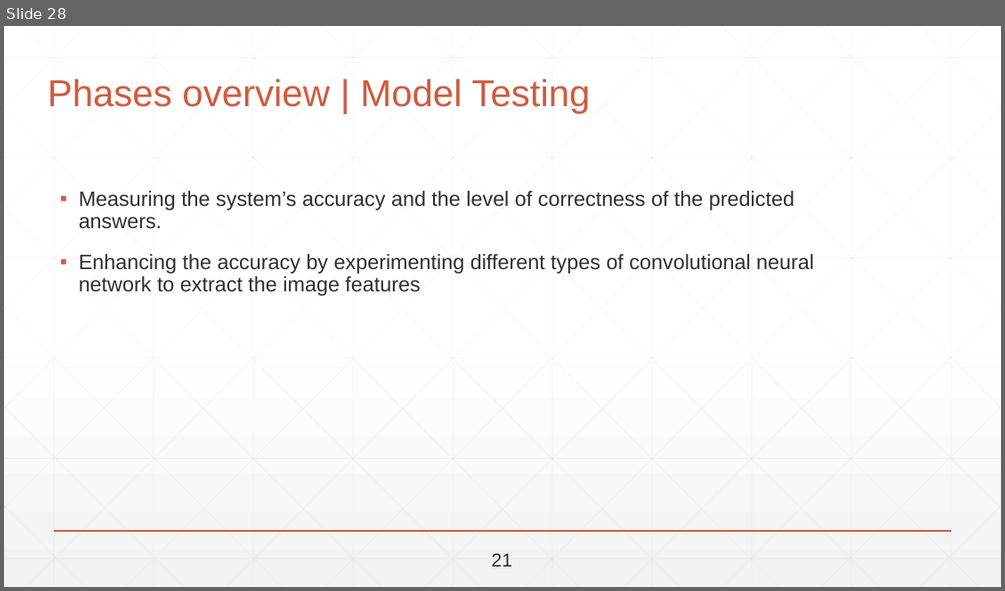
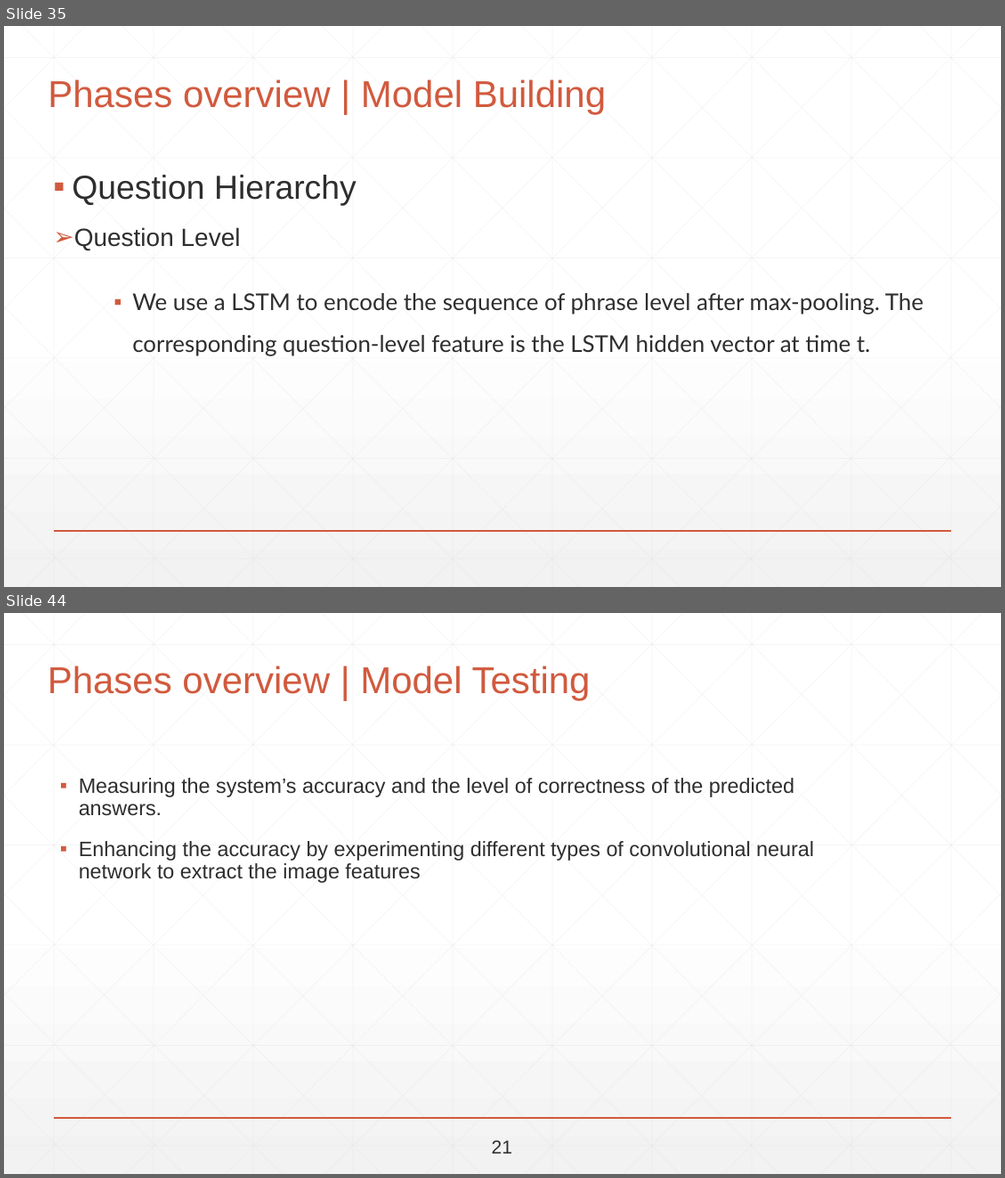
Before and after one commit to abdallahshaaban/Visual-Question-Answering, a slide deck: Second Seminar/Visual-QA Second Seminar.pptx. Shown one above the other, each under a label of ours: slide 28 before the commit, slides 35 and 44 after it; the slides between them are not shown. The pictures are 1005x591 and 1005x1178 pixels, drawn with LibreOffice and Linux fonts; fonts in the diff are those of the drawing. Boxes give left, top, right and bottom in pixels: in the first picture for what was removed or moved away, otherwise in the second. Text is boxed around its words. In the diff, an @@ line names an element or a change of style, - is before the commit and + after.

```diff
--- a/Second Seminar/Visual-QA Second Seminar.pptx
+++ b/Second Seminar/Visual-QA Second Seminar.pptx
@@ slide 35 added at bbox=[4, 26, 1001, 587], background gradient #FFFFFF to #F2F2F2; not listed: 47 template elements that a slide beside it also shows @@
@@ title added at bbox=[48, 79, 606, 114], 36 pt, text #D15A3E @@
+Phases overview | Model Building
@@ text added at bbox=[72, 175, 356, 250], 32 pt, text #2D2E2D @@
+▪ Question Hierarchy
+➢ Question Level
@@ text added at bbox=[132, 293, 923, 356], 22.2 pt, text #2D2E2D @@
+▪ We use a LSTM to encode the sequence of phrase level after max-pooling. The corresponding question-level feature is the LSTM hidden vector at time t.
@@ what was slide 28 is now slide 44 @@
```
Also in this commit, not shown: 13 slides changed, 21 other slides added, 5 slides removed, 1 other file.
